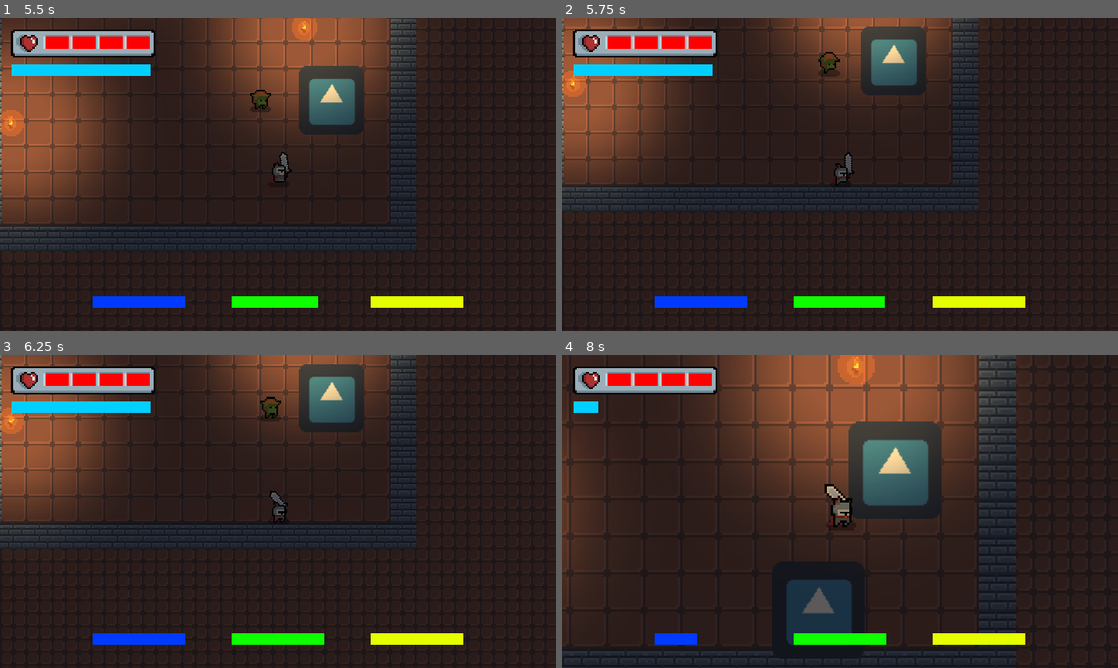
Above: before the commit, frames 1-4 (two rows, left to right).
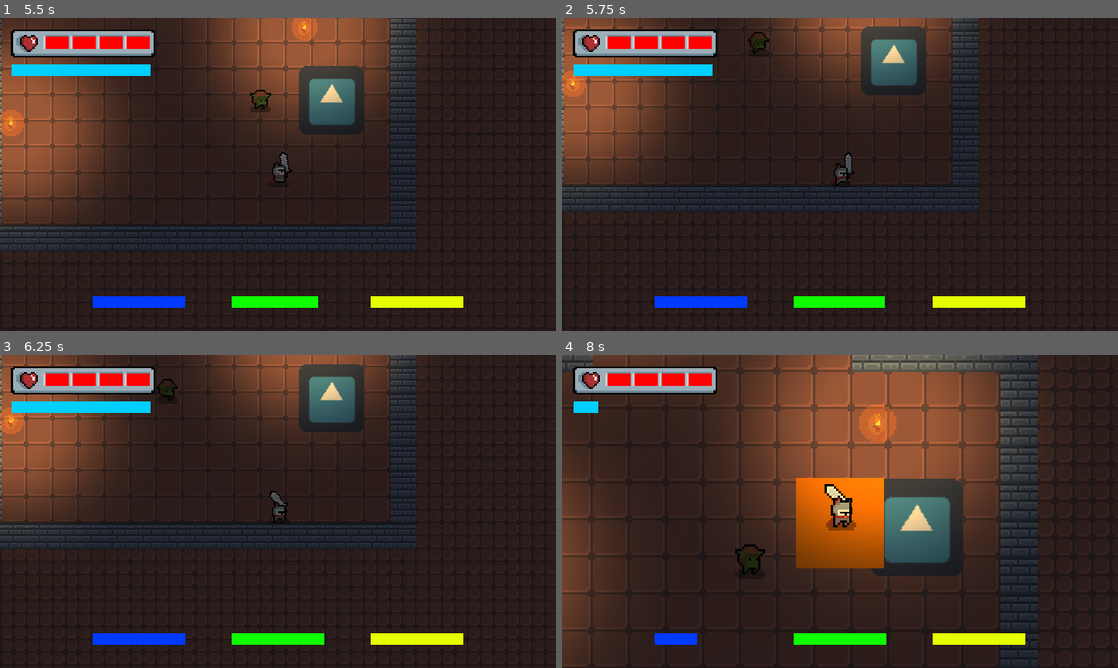
Above: after the commit, the same moments.

Repository: studentkrisk/godotherosandmonsters
Game: Godot game, scene res://World/World.tscn
Two runs of this game, one before a commit and one after it. Both use one fixed random seed, a clock stepped at 60 frames per second and the inputs below. The engine's default icon, where the game draws it, is replaced by a stand-in: a white triangle on a blue panel in a dark square.
Inputs (mouse positions are in pixels of both pictures, inside the frame that each line leads up to):
- Up to frame 1 (5.5 s): move the mouse to (400, 158) at 0.52 s; hold D (right) 0.53-1.25 s; tap 1 (1) at 0.6, 2.3 s; click (400, 158) at 0.67 s; tap 2 (2) at 0.8, 3.6, 5.3 s; drag from (166, 190) to (300, 165) at 1.27 s; move the mouse to (333, 105) at 2.02 s; hold D (right) 2.03-2.75 s; tap 3 (3) at 2.1, 3.8 s; drag from (250, 237) to (139, 174) at 2.77 s; move the mouse to (444, 221) at 3.52 s; hold A (left) 3.53-4.25 s; drag from (111, 127) to (250, 174) at 4.27 s; move the mouse to (305, 174) at 5.02 s; hold S (down) from 5.03 s (still down); tap Space (dash) at 5.1 s; click (305, 174) at 5.17 s
- Up to frame 2 (5.75 s): keep holding S (down)
- Up to frame 3 (6.25 s): release S (down) at 5.75 s; drag from (194, 433) to (333, 398) at 5.77 s
- Up to frame 4 (8 s): move the mouse to (962, 495) at 6.52 s; hold W (up) 6.53-7.25 s; tap 1 (1) at 6.6 s; drag from (728, 527) to (901, 452) at 7.27 s

Frame 1 is identical in both runs. In frame 2, 0.3% of the frame differs, in the area x 33-50%, y 4-19%; in frame 3, 0.3%; in frame 4, 35%, in the area x 0-95%, y 0-100%.

Commit message:
bug fixes

Diff:
--- a/Enemies/Goblin.gd
+++ b/Enemies/Goblin.gd
@@ -102,7 +102,7 @@
 
 func _on_Hurtbox_area_entered(area):
 	health -= area.damage
-	velocity += area.knockbackVector * 3
+	velocity += area.knockbackVector * 5
 	generate_hit_effect()
 	if health <= 0:
 		var EnemyDeath = load("res://Enemies/EnemyDeath.tscn")
--- a/Enemies/Slime.gd
+++ b/Enemies/Slime.gd
@@ -85,7 +85,7 @@
 
 func _on_Hurtbox_area_entered(area):
 	health -= area.damage
-	velocity += area.knockbackVector * 3
+	velocity += area.knockbackVector * 5
 	generate_hit_effect()
 	if health <= 0:
 		var EnemyDeath = load("res://Enemies/EnemyDeath.tscn")
--- a/Enemies/SpellCaster.gd
+++ b/Enemies/SpellCaster.gd
@@ -103,6 +103,7 @@
 
 func _on_Hurtbox_area_entered(area):
 	health -= area.damage
+	velocity += area.knockbackVector * 5
 	generate_hit_effect()
 	if health <= 0:
 		var EnemyDeath = load("res://Enemies/EnemyDeath.tscn")
--- a/MobileJoystick.gd
+++ /dev/null
@@ -1,6 +0,0 @@
-extends CanvasLayer
-
-func _input(event):
-	if event is InputEventScreenTouch or event is InputEventScreenDrag:
-		if $TouchScreenButton.is_pressed():
-			print(event.position)
--- a/MobileJoystick.tscn
+++ /dev/null
@@ -1,8 +0,0 @@
-[gd_scene load_steps=2 format=2]
-
-[ext_resource path="res://MobileJoystick.gd" type="Script" id=1]
-
-[node name="CanvasLayer" type="CanvasLayer"]
-script = ExtResource( 1 )
-
-[node name="TouchScreenButton" type="TouchScreenButton" parent="."]
--- a/Projectile.gd
+++ b/Projectile.gd
@@ -2,8 +2,10 @@
 
 var speed = 550
 export(int) var damage = 1
+export var knockbackVector : Vector2
 
 func _physics_process(delta):
+	knockbackVector = transform.x
 	if !PManager.pause:
 		position += transform.x * speed * delta
 	else:
Not shown, changed: .DS_Store
